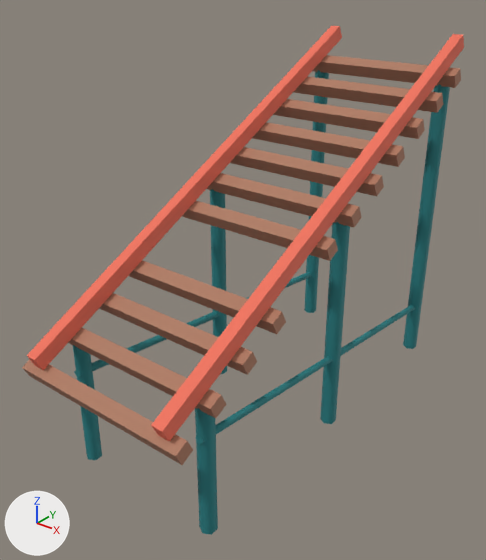
An edit to the glTF model games/brightway-park/public/art/models/track_slope_down.glb, drawn before and after from the same camera.
Before and after are seen from a camera (50 mm lens) standing at (3.19, -4.36, 3.87) and looking at (-0.09, -0.26, 1.33). The axes (+X, +Y, +Z) are drawn at lower left. The lights are the same throughout. The older version comes first. Where no turn or scale is listed for an object, it has been applied to the vertices.

Objects in the first picture: 'track_slope_down_0', 'track_slope_down_1', 'track_slope_down_2'.
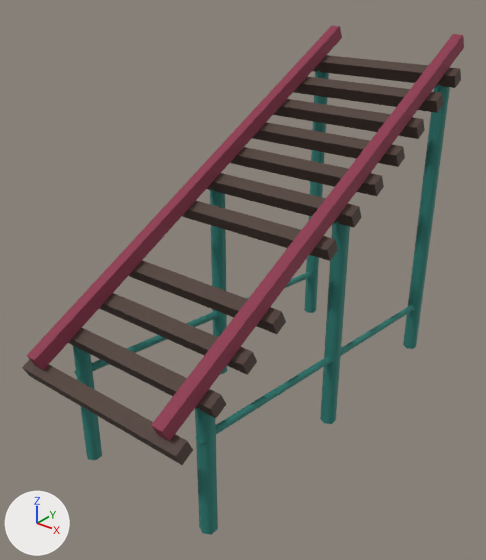
Boxes (x1, y1, x2, y2) around the edits, measured in the pictures (486 x 560 px):
'track_slope_down_1', recoloured (darker)
    both: (22, 55, 461, 465)
'track_slope_down_0', recoloured
    both: (27, 26, 464, 442)

The change in detail:
Material 'Material_0' (mat_material_0) changes colour from red #ef7059 to red #8c2f4a; in linear values from (0.863, 0.162, 0.0999) to (0.262, 0.0284, 0.0685).
Material 'Material_1' (mat_material_1) changes colour from brown #ad7960 to brown #4d3b33; in linear values from (0.418, 0.191, 0.117) to (0.0742, 0.0437, 0.0331).
